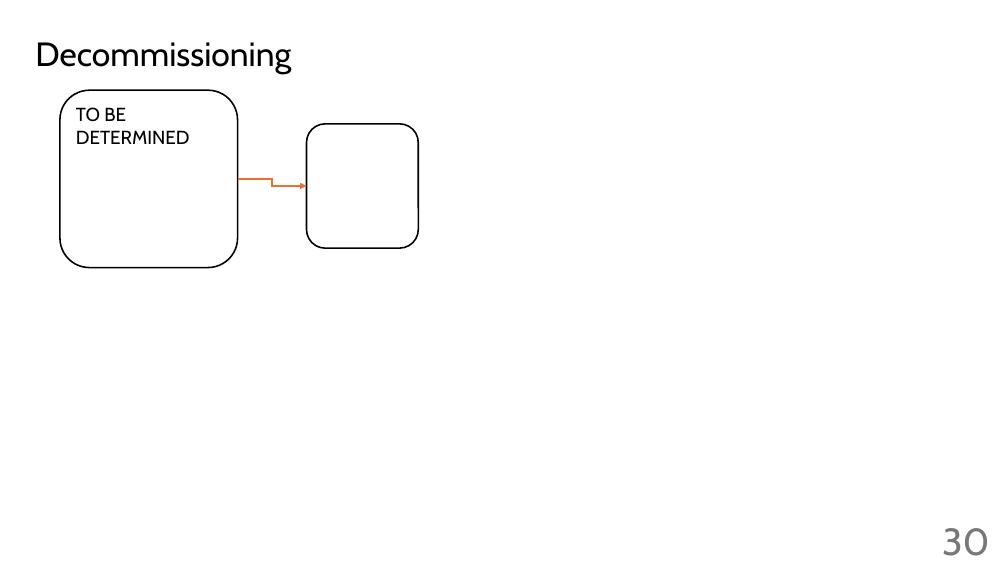
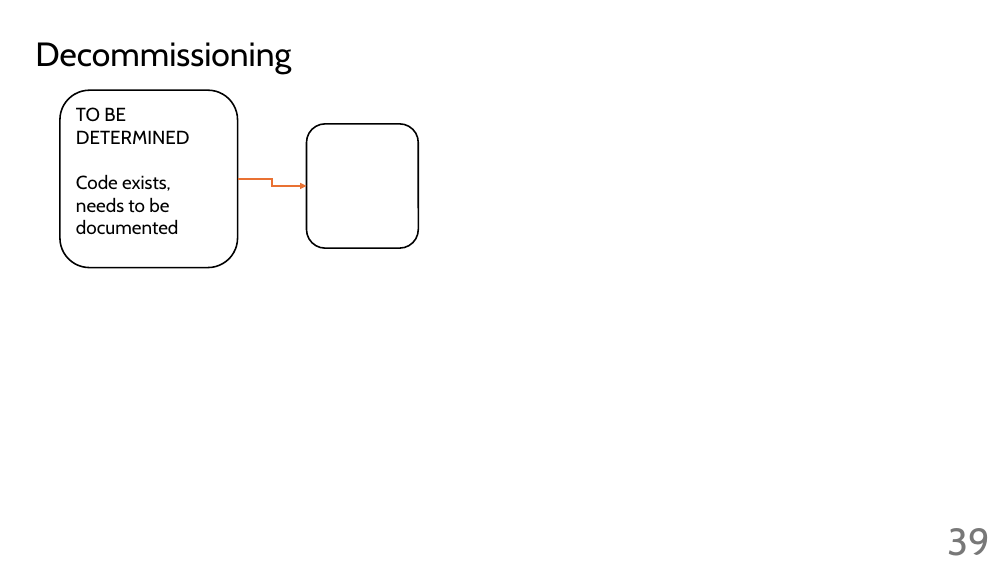
Before and after one commit to giljoai/GiljoAI_MCP, a slide deck: slide 39 of handovers/Reference_docs/giljoai workflow.pptx (slide 30 before the commit). Drawn at 1008x567 pixels with LibreOffice and Linux fonts; fonts in the diff are those of the drawing. Boxes give left, top, right and bottom in pixels: in the first picture for what was removed or moved away, otherwise in the second. Text is boxed around its words. In the diff, an @@ line names an element or a change of style, - is before the commit and + after.

```diff
--- a/handovers/Reference_docs/giljoai workflow.pptx
+++ b/handovers/Reference_docs/giljoai workflow.pptx
@@ text in rounded rectangle at box(76, 174, 178, 235): paragraph added @@
+Code exists, needs to be documented
@@ page number at box(947, 528, 989, 556): text changed @@
-30
+39
```
Also in this commit, not shown: 12 other slides changed, 9 slides added, 32 other files.
